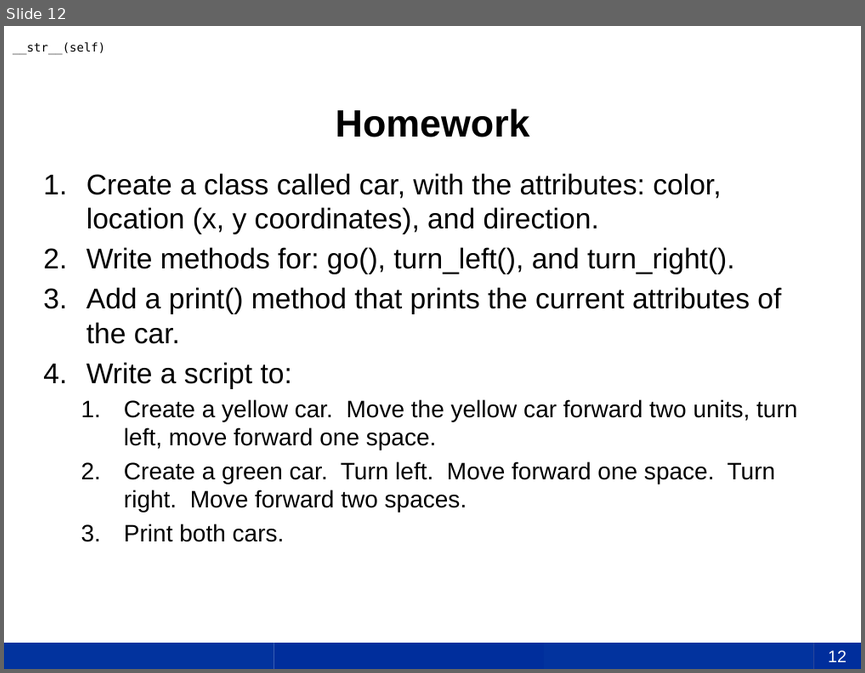
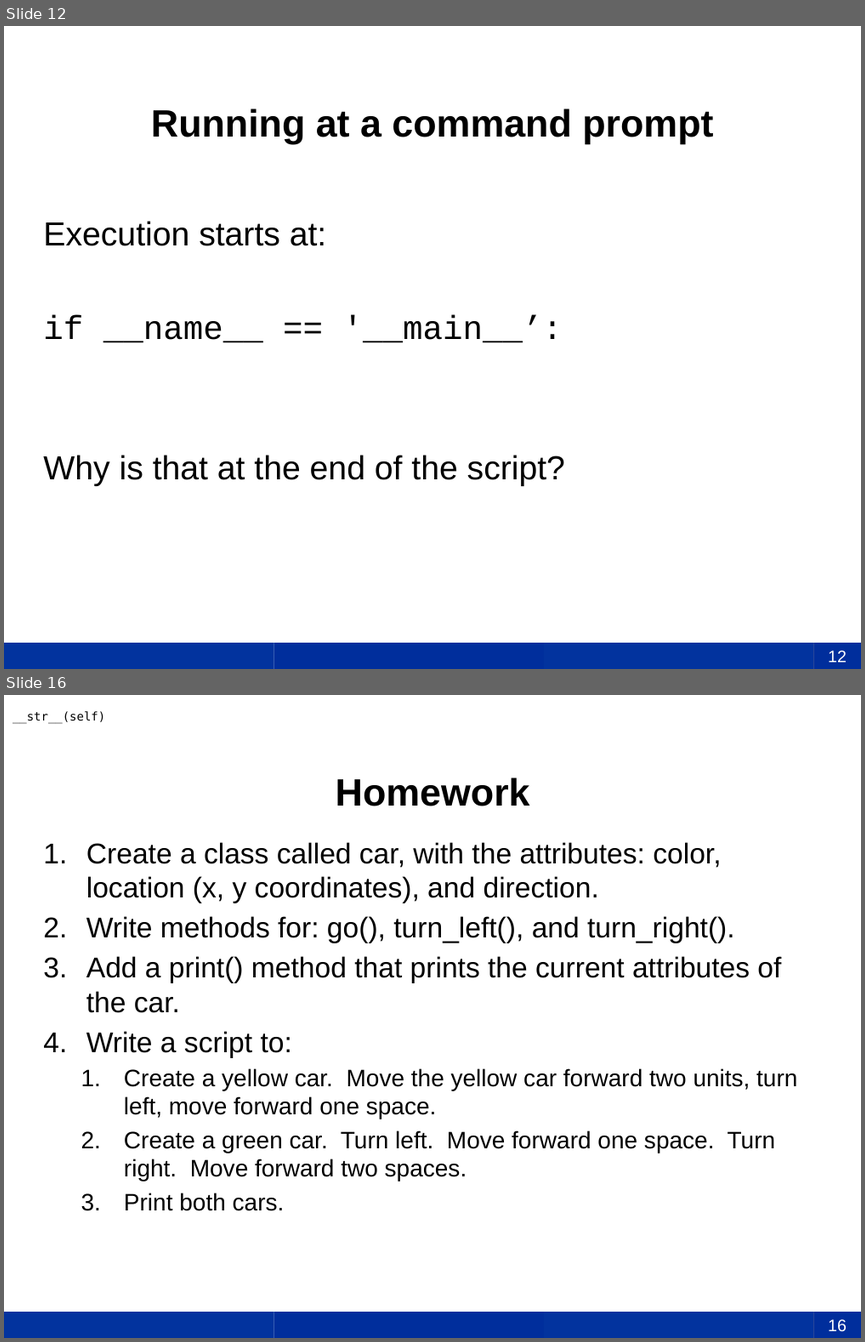
Before and after one commit to uky-transport-data-science/ce599, a slide deck: 18-Design and Classes/18-Design and Classes.pptx. Shown one above the other, each under a label of ours: slide 12 before the commit, slides 12 and 16 after it; the slides between them are not shown. The pictures are 865x673 and 865x1342 pixels, drawn with LibreOffice and Linux fonts; fonts in the diff are those of the drawing; background and template pictures are left out. Boxes give left, top, right and bottom in pixels: in the first picture for what was removed or moved away, otherwise in the second. Text is boxed around its words. In the diff, an @@ line names an element or a change of style, - is before the commit and + after.

```diff
--- a/18-Design and Classes/18-Design and Classes.pptx
+++ b/18-Design and Classes/18-Design and Classes.pptx
@@ slide 12 added at [4, 26, 861, 669], background #FFFFFF; not listed: 4 template elements that a slide beside it also shows @@
@@ title added at [151, 108, 713, 144], 32 pt, text #000000, bold @@
+Running at a command prompt
@@ text added at [43, 221, 565, 486], 28 pt, text #000000 @@
+Execution starts at:
+if __name__ == '__main__’:
+Why is that at the end of the script?
@@ page number added at [814, 642, 861, 669], fill #002E9C, 14 pt, text #FFFFFF @@
+12
@@ what was slide 12 is now slide 16 @@
@@ page number at [828, 1319, 846, 1332]: text changed @@
-12
+16
```
Also in this commit, not shown: 4 slides changed, 3 other slides added, 2 other files.
